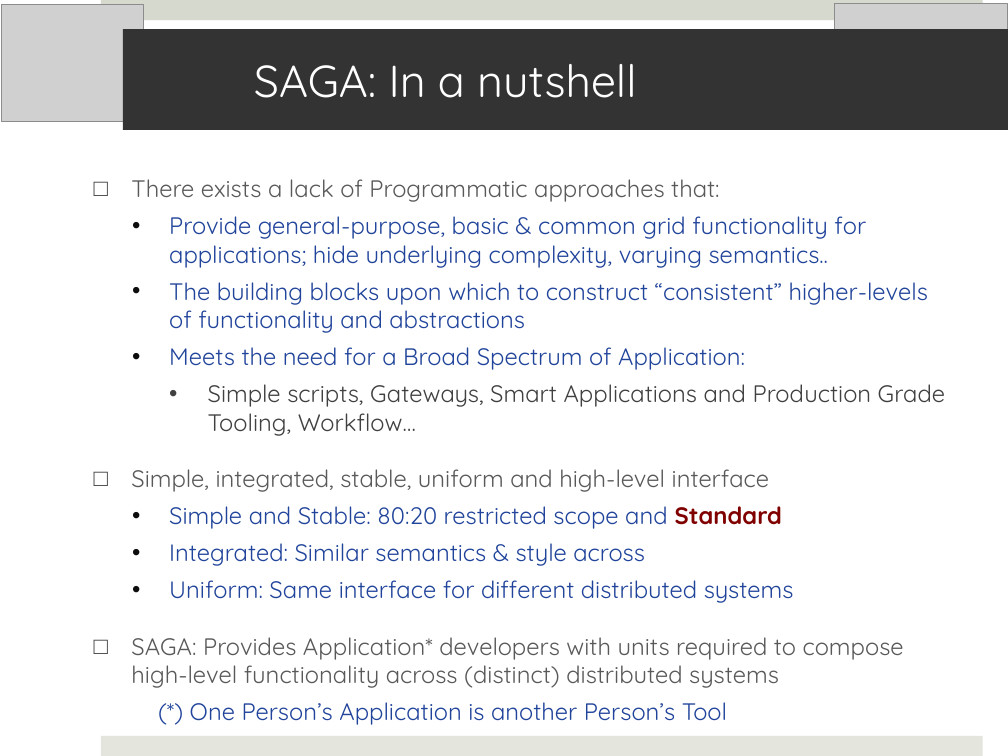
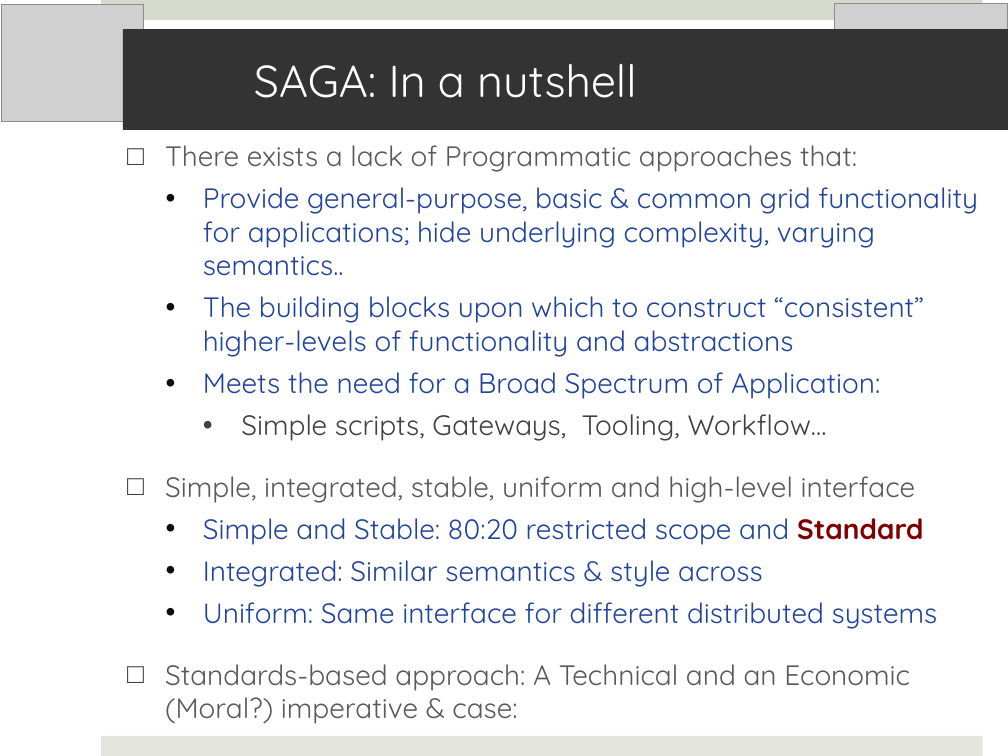
Before and after one commit to saga-project/saga-cpp-legacy-projects, a slide deck: slide 8 of papers/cloudcom10/presentation/saga-azure-cloudcom10.pptx (slide 12 before the commit). Drawn at 1008x756 pixels with LibreOffice and Linux fonts; fonts in the diff are those of the drawing; grey boxes stand for pictures. Boxes give left, top, right and bottom in pixels: in the first picture for what was removed or moved away, otherwise in the second. Text is boxed around its words. In the diff, an @@ line names an element or a change of style, - is before the commit and + after.

```diff
--- a/papers/cloudcom10/presentation/saga-azure-cloudcom10.pptx
+++ b/papers/cloudcom10/presentation/saga-azure-cloudcom10.pptx
@@ text "There exists a lack of ...": place and size @@
-text "There exists a lack of ..." at [131,179,945,725]
+text "There exists a lack of ..." at [165,145,978,724]
@@ text at [165,145,978,629]: size 17 to 20 pt in "There exists a lack of Programmatic approaches ...", "Provide general-purpose, basic & common grid functionality ...", "The building blocks upon which to construct ...", "Meets the need for a Broad Spectrum ..." and 4 more places @@
@@ text at [241,414,827,441]: text changed; size 17 to 20 pt @@
-    • Simple scripts, Gateways, Smart Applications and Production Grade Tooling, Workflow…
+    • Simple scripts, Gateways, Tooling, Workflow…
@@ text at [165,664,910,724]: text changed; size 17 to 20 pt @@
-□ SAGA: Provides Application* developers with units required to compose high-level functionality across (distinct) distributed systems
-  (*) One Person’s Application is another Person’s Tool
+□ Standards-based approach: A Technical and an Economic (Moral?) imperative & case:
```
Also in this commit, not shown: 9 other slides changed, 1 slide added, 5 slides removed.
